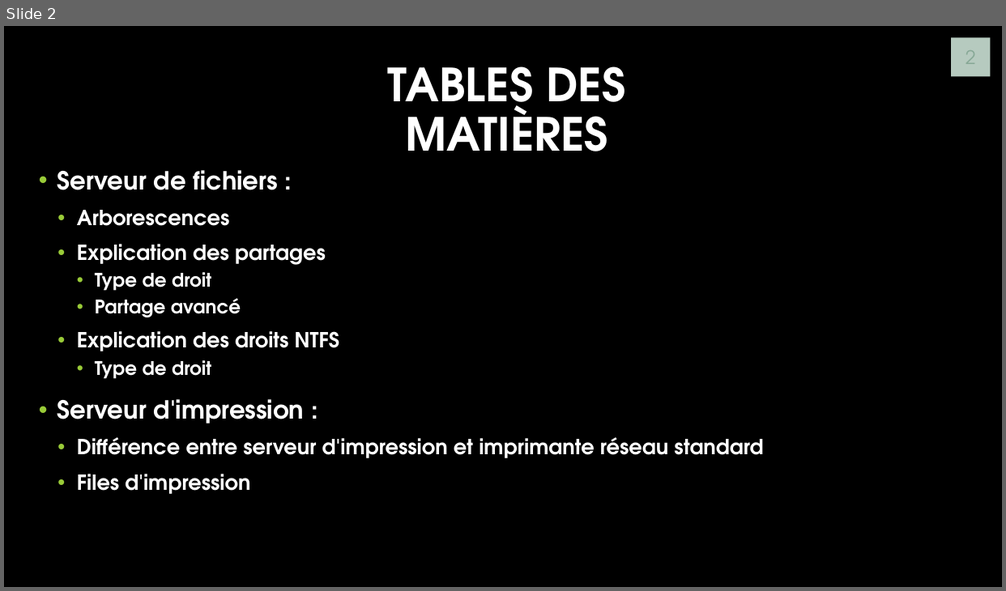
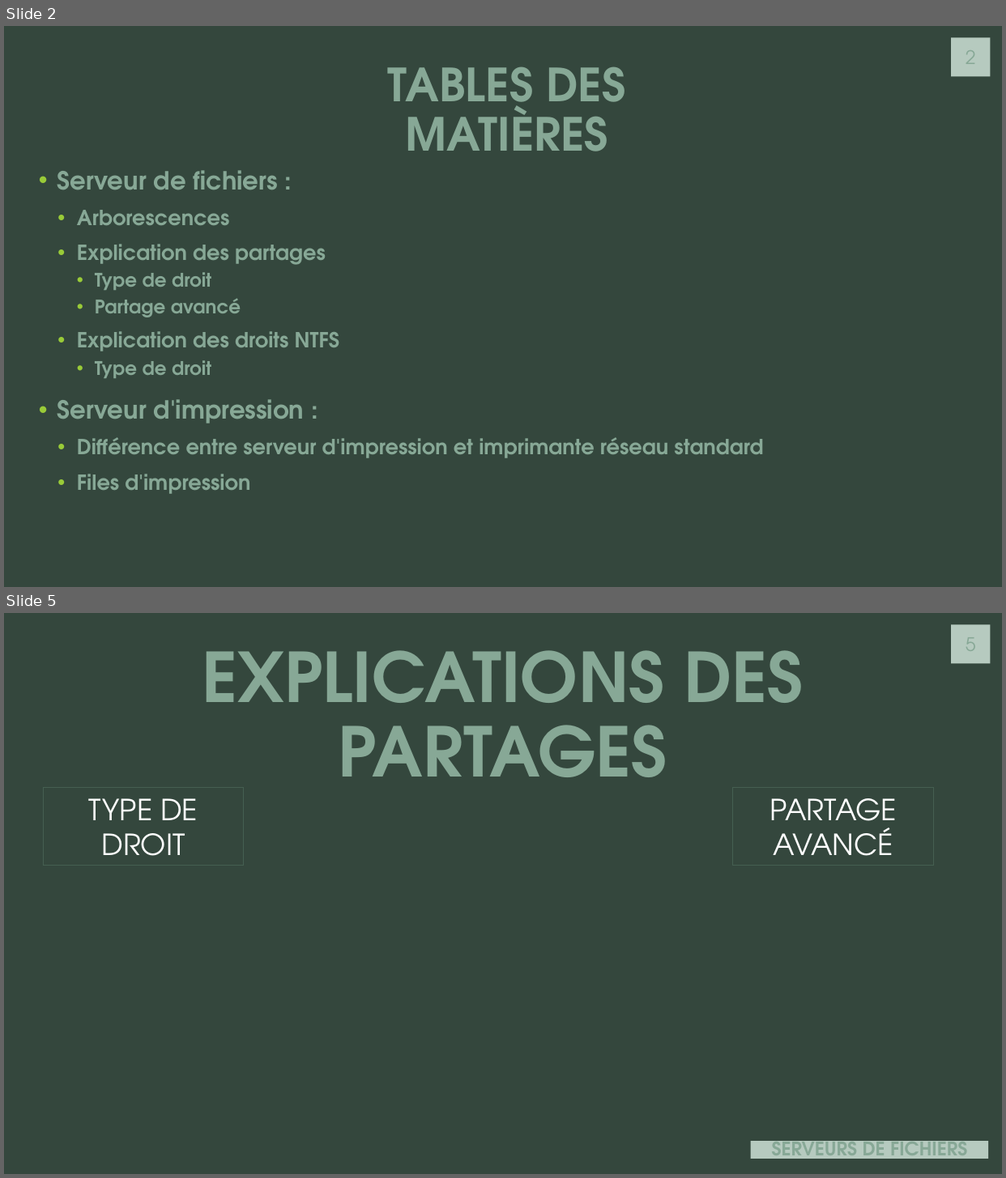
Before and after one commit to J0rg321/Serveur_Fichiers_ICT-123, a slide deck: SERVEUR ET FICHIERS D’IMPRESSION.pptx. Shown one above the other, each under a label of ours: slide 2 before the commit, slides 2 and 5 after it; the slides between them are not shown. The pictures are 1006x591 and 1006x1178 pixels, drawn with LibreOffice and Linux fonts; fonts in the diff are those of the drawing; background and template pictures are left out. Boxes give left, top, right and bottom in pixels: in the first picture for what was removed or moved away, otherwise in the second. Text is boxed around its words. In the diff, an @@ line names an element or a change of style, - is before the commit and + after.

```diff
--- a/SERVEUR ET FICHIERS D’IMPRESSION.pptx
+++ b/SERVEUR ET FICHIERS D’IMPRESSION.pptx
@@ slide 5 added at box(4, 613, 1002, 1174), background #34473D; not listed: 1 template element that a slide beside it also shows @@
@@ text added at box(202, 650, 803, 777), 66 pt, text #87A896, bold @@
+EXPLICATIONS DES PARTAGES
@@ rectangle added at box(43, 787, 244, 865), outline #455F51 0.75 pt, 28 pt, text #FFFFFF @@
+TYPE DE DROIT
@@ rectangle added at box(733, 787, 934, 865), outline #455F51 0.75 pt, 28 pt, text #FFFFFF @@
+PARTAGE AVANCÉ
@@ title added at box(750, 1142, 988, 1160), fill #B6CABF, 18 pt, text #87A896, bold @@
+SERVEURS DE FICHIERS
@@ slide 2 changed as well @@
@@ background picture (left out) to #34473D @@
@@ title "TABLES DES MATIÈRES" at box(388, 66, 625, 152): text colour #FFFFFF to #87A896 @@
@@ text "Serveur de fichiers :" at box(57, 170, 763, 494): text colour #FFFFFF to #87A896 @@
```
Also in this commit, not shown: 1 other slide changed, 5 other slides added, 3 slides removed.
